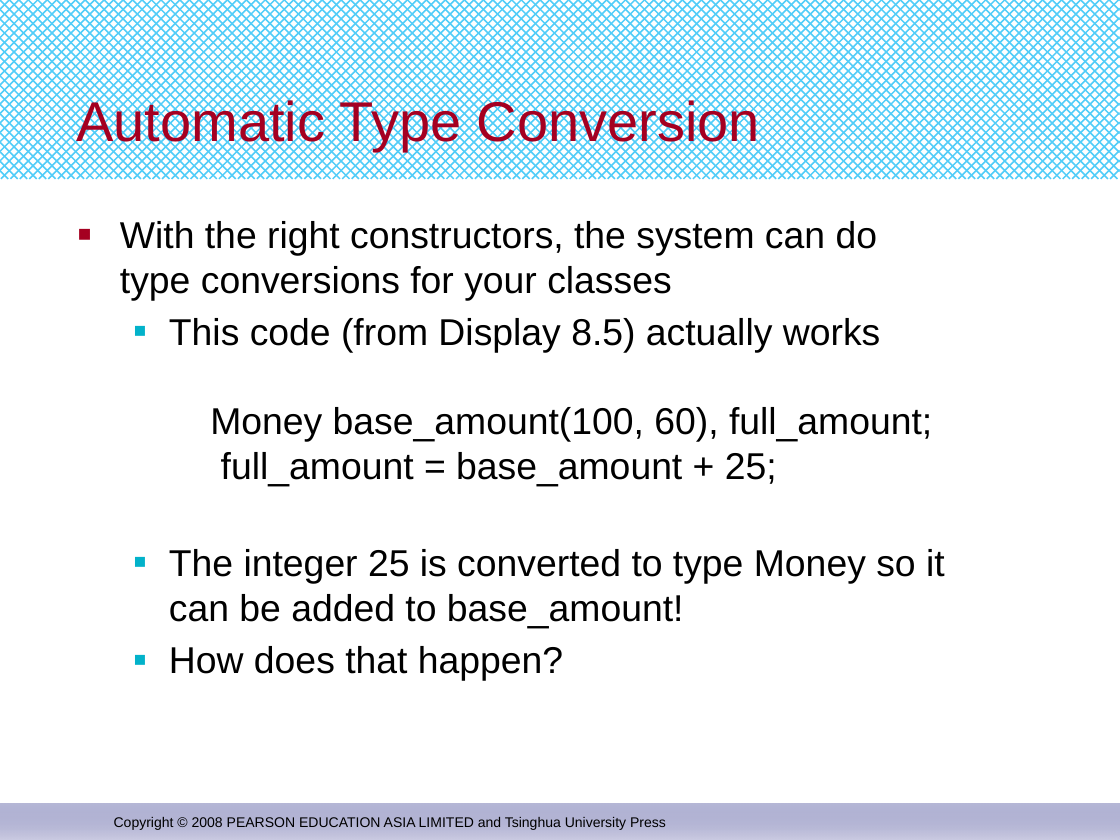
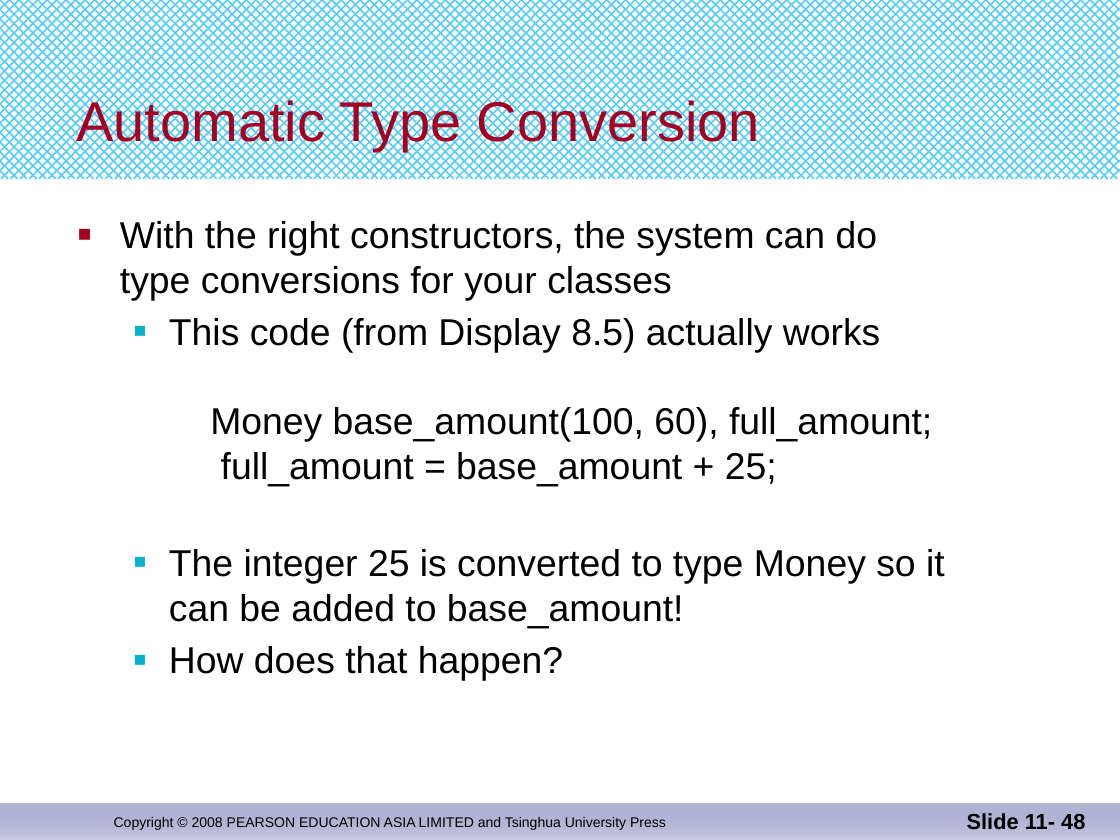
Before and after one commit to djuanbei/CPLUSPLUS, a slide deck: slide 48 of ppt/Chapter 11.pptx. Drawn at 1120x840 pixels with LibreOffice and Linux fonts; fonts in the diff are those of the drawing. Boxes give left, top, right and bottom in pixels: in the first picture for what was removed or moved away, otherwise in the second. Text is boxed around its words. In the diff, an @@ line names an element or a change of style, - is before the commit and + after.

```diff
--- a/ppt/Chapter 11.pptx
+++ b/ppt/Chapter 11.pptx
@@ page number added at [967, 813, 1085, 829], 14 pt, text #000000, bold @@
+Slide 11- 48
```
Also in this commit, not shown: 47 other slides changed, 5 other files.
